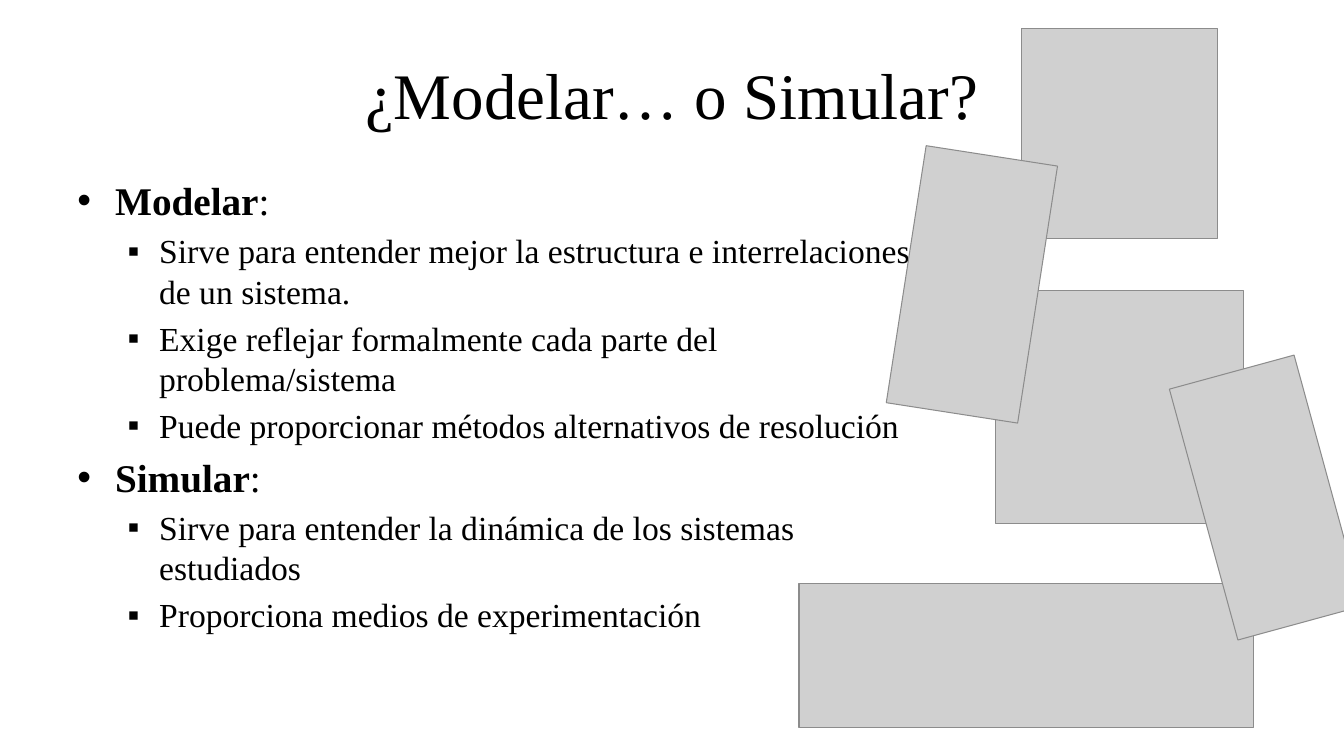
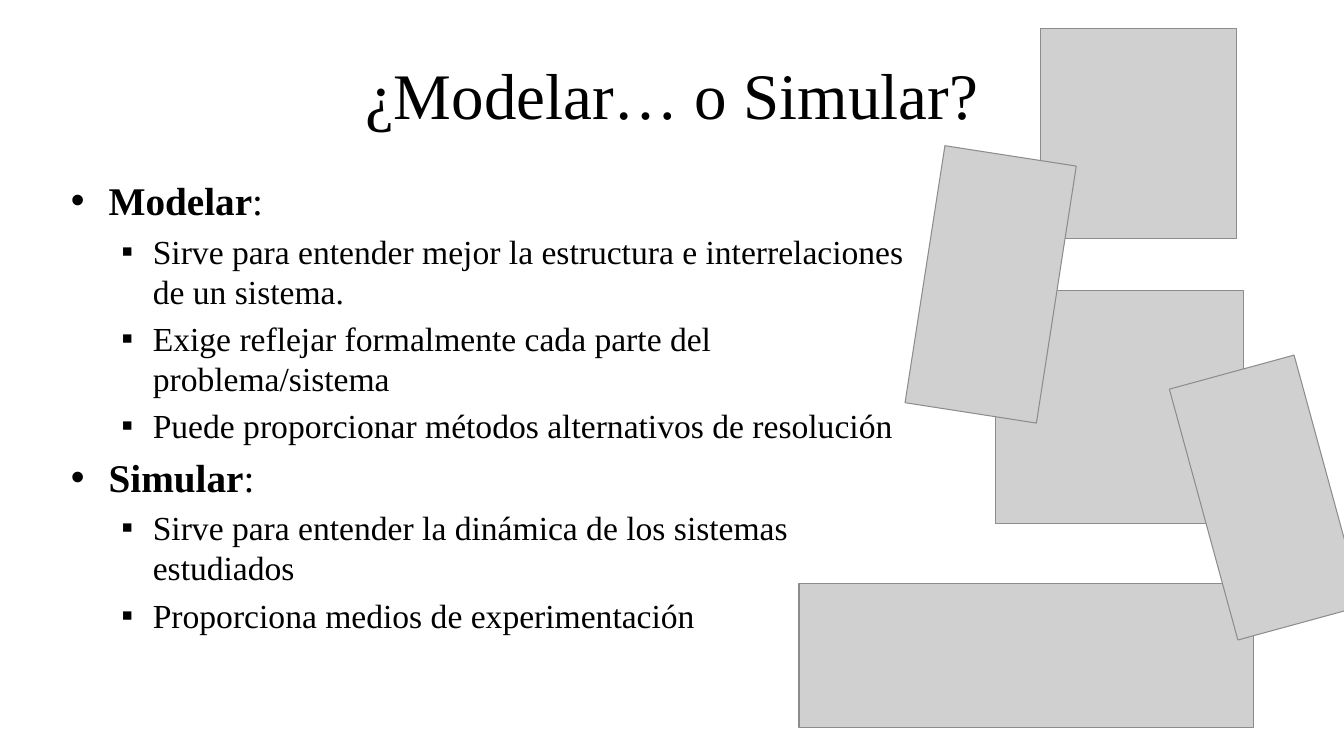
Before and after one commit to fsancho/Modelado-Analisis-Complejidad, a slide deck: slide 22 of Bloque II. SMA/II.1. Sistemas Multiagente.pptx. Drawn at 1344x756 pixels with LibreOffice and Linux fonts; fonts in the diff are those of the drawing; grey boxes stand for pictures. Boxes give left, top, right and bottom in pixels: in the first picture for what was removed or moved away, otherwise in the second. Text is boxed around its words. In the diff, an @@ line names an element or a change of style, - is before the commit and + after.

```diff
--- a/Bloque II. SMA/II.1. Sistemas Multiagente.pptx
+++ b/Bloque II. SMA/II.1. Sistemas Multiagente.pptx
@@ picture: place and size @@
-picture at [1021,28,1218,238]
+picture at [1041,28,1237,238]
@@ picture: place and size @@
-picture at [886,146,1058,423]
+picture at [905,146,1077,423]
@@ text "Modelar:": place and size @@
-text "Modelar:" at [115,187,910,634]
+text "Modelar:" at [109,187,904,634]
```
Also in this commit, not shown: 8 other slides changed.
